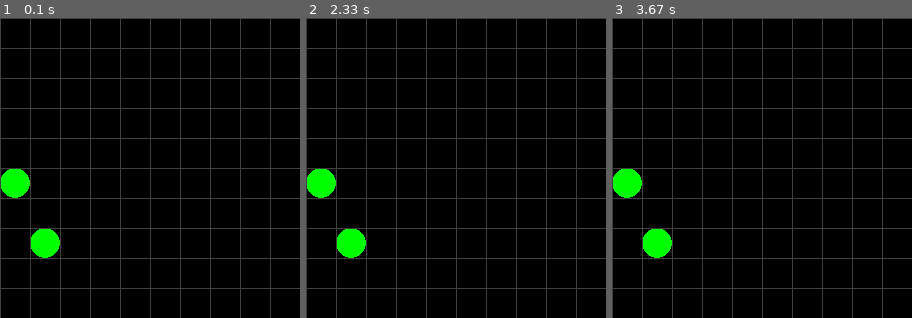
Above: before the commit, frames 1-3 (left to right).
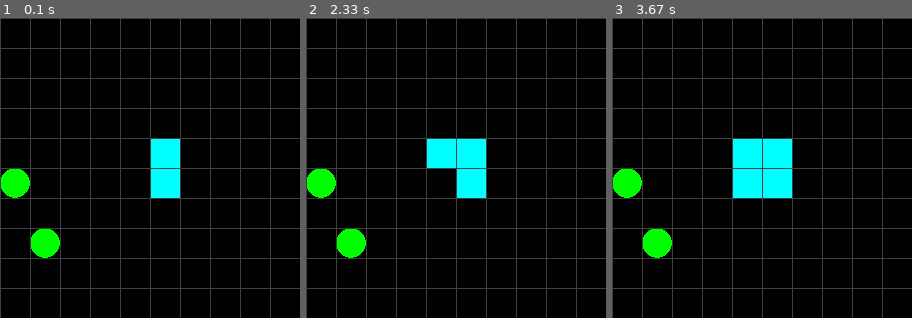
Above: after the commit, the same moments.

Repository: pipipik/py_game_01
Game: pygame game, started from game/snake/snake_bite.py
Same seed, same stepped clock (60 frames per second), same inputs: the game is played once before the commit and once after it.
Inputs:
- Up to frame 1 (0.1 s): no input
- Up to frame 2 (2.33 s): hold Up 0.83-1.3 s; hold Left from 1.83 s (still down)
- Up to frame 3 (3.67 s): release Left at 2.37 s; hold Down 2.4-3 s
The pictures show only the part of the screen within x 25-75%, y 30-80%; the shares and areas given below are measured in that part.

The runs differ from the first frame. In frame 1, 1.9% of the frame differs, in the area x 50-60%, y 40-60%; in frame 2, 2.8%; in frame 3, 3.7%, in the area x 40-60%, y 40-60%.

Commit message:
move_snake

Diff:
--- a/game/snake/snake_bite.py
+++ b/game/snake/snake_bite.py
@@ -2,20 +2,21 @@
 import sys
 import random
 import pygame
-from pygame.locals import QUIT, Rect
+from pygame.locals import QUIT, Rect, KEYDOWN, K_LEFT, K_RIGHT, K_UP, K_DOWN
 
 pygame.init() # pygameモジュールを初期化
 SURFACE = pygame.display.set_mode((600, 600)) #サイズを指定してウィンドウを作成
 FPSCLOCK = pygame.time.Clock() # クロックオブジェクトを作成
 
 FOODS = [] # 餌の座標を格納した配列
+SNAKE = [] # へびの座標を格納した配列
 (W, H) = (20, 20) # 画面の幅Wと高さH
 
 def add_food():
   """ ランダムな場所に餌を配置 """
   while True:
     pos = (random.randint(0, W-1), random.randint(0, H-1)) # ランダムな座標を指定
-    if pos in FOODS: # 重複を回避
+    if pos in FOODS or pos in SNAKE: # 重複を回避
       continue # ループの先頭に戻る
     FOODS.append(pos) # 座標を追加
     break # ループから抜けて呼び出し元に戻る
@@ -26,6 +27,9 @@
   for food in FOODS: # 配列から座標を取り出し、円を描画
     pygame.draw.ellipse(SURFACE, (0, 255, 0), Rect(food[0]*30, food[1]*30, 30, 30))
 
+  for body in SNAKE: # 配列から座標を取り出し、矩形を描画
+    pygame.draw.rect(SURFACE, (0, 255, 255), Rect(body[0]*30, body[1]*30, 30, 30))
+
   for index in range(20): # 20*20マス作成
     pygame.draw.line(SURFACE, (64, 64, 64), (index*30, 0), (index*30, 600))
     pygame.draw.line(SURFACE, (64, 64, 64), (0, index*30), (600, index*30))
@@ -34,6 +38,8 @@
 
 def main():
   """main routine"""
+  key = K_DOWN # 初期状態は下キー
+  SNAKE.append((int(W/2), int(H/2))) # 初期状態は画面中央
   for _ in range(10):
     add_food() # 餌を10個配置
 
@@ -43,6 +49,20 @@
       if event.type == QUIT: # イベントがQUITの時
         pygame.quit() # pygameの初期化を解除
         sys.exit() # プログラム終了
+      elif event.type == KEYDOWN: # キー押下
+        key = event.key
+
+    if key == K_LEFT: # 左キー: x座標を-1
+      head = (SNAKE[0][0] - 1, SNAKE[0][1])
+    elif key == K_RIGHT: # 右キー: x座標を+1
+      head = (SNAKE[0][0] + 1, SNAKE[0][1])
+    elif key == K_UP: # 上キー: y座標を-1
+      head = (SNAKE[0][0], SNAKE[0][1] - 1)
+    elif key == K_DOWN: # 下キー: y座標を+1
+      head = (SNAKE[0][0], SNAKE[0][1] + 1)
+
+
+    SNAKE.insert(0, head) # キーに応じて要素を追加
 
     paint() # 描画関数呼び出し
     FPSCLOCK.tick(1) # 1秒間に1回ループが実行
